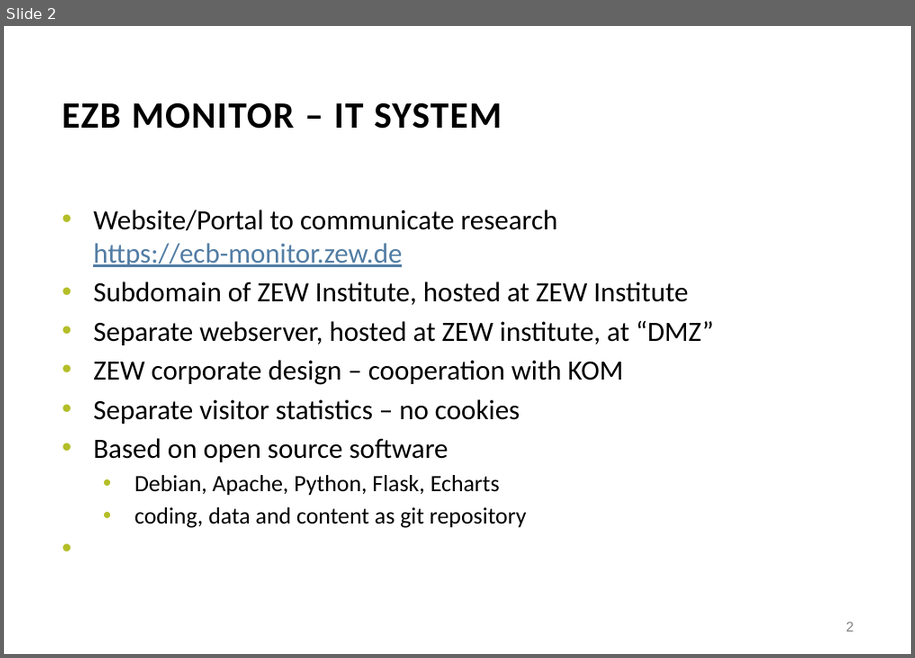
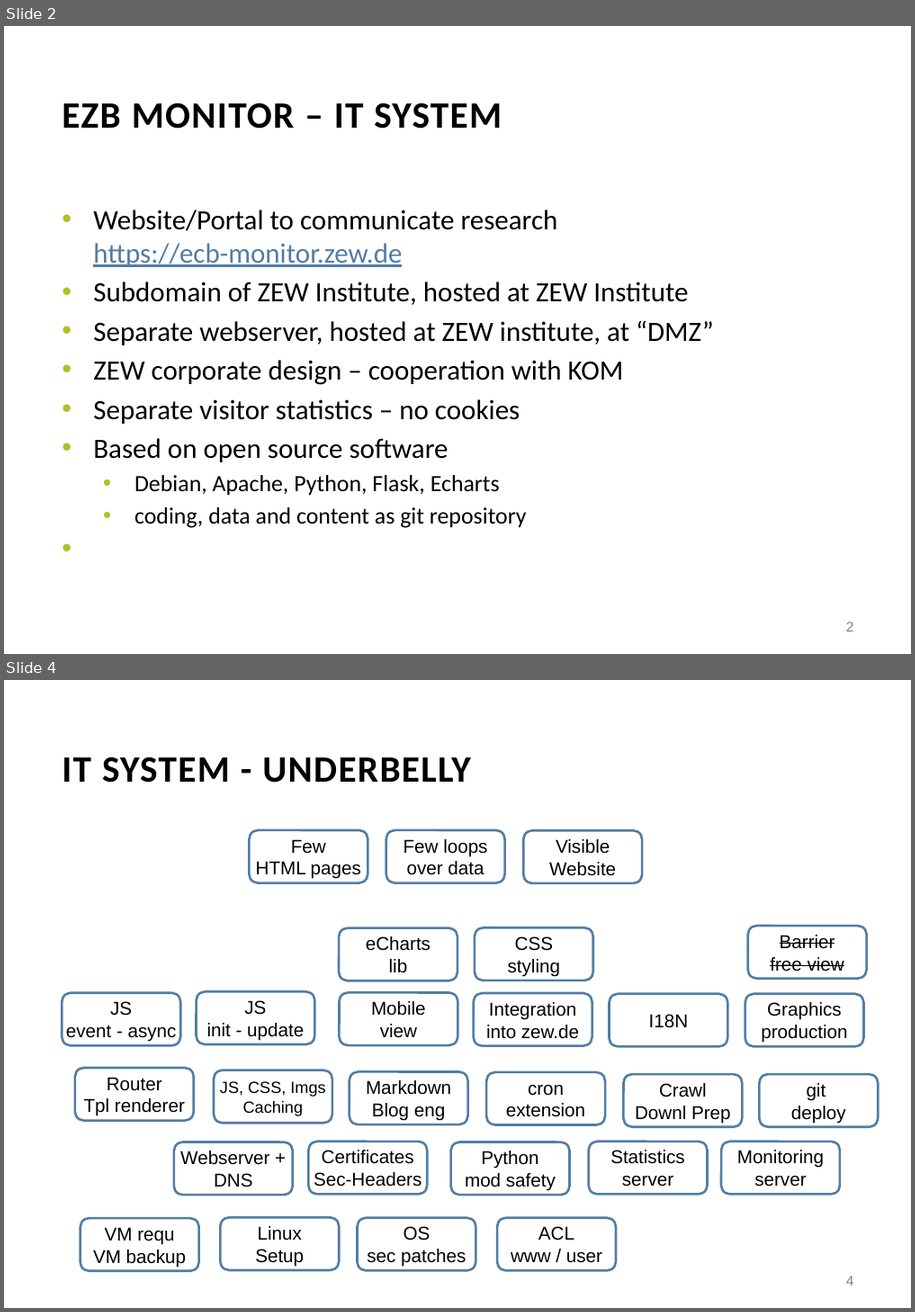
Before and after one commit to pbberlin/ecb-monitor-website, a slide deck: doc/architecture.pptx. Shown one above the other, each under a label of ours: slide 2 before the commit, slides 2 and 4 after it; the slides between them are not shown. The pictures are 915x658 and 915x1312 pixels, drawn with LibreOffice and Linux fonts; fonts in the diff are those of the drawing; background and template pictures are left out. Boxes give left, top, right and bottom in pixels: in the first picture for what was removed or moved away, otherwise in the second. Text is boxed around its words. In the diff, an @@ line names an element or a change of style, - is before the commit and + after.

Commit message:
blog

```diff
--- a/doc/architecture.pptx
+++ b/doc/architecture.pptx
@@ slide 4 added at (4, 680, 911, 1308), background #FFFFFF @@
@@ title added at (62, 757, 470, 783), 32 pt, text #000000, bold @@
+IT SYSTEM - UNDERBELLY
@@ rounded rectangle added at (250, 830, 368, 882), fill #FFFFFF, outline #527DA4 2 pt, 16 pt, text #000000 @@
+Few
+HTML pages
@@ rounded rectangle added at (386, 830, 505, 882), fill #FFFFFF, outline #527DA4 2 pt, 16 pt, text #000000 @@
+Few loops
+over data
@@ rounded rectangle added at (523, 831, 642, 883), fill #FFFFFF, outline #527DA4 2 pt, 16 pt, text #000000 @@
+Visible
+Website
@@ rounded rectangle added at (339, 928, 458, 981), fill #FFFFFF, outline #527DA4 2 pt, 16 pt, text #000000 @@
+eCharts
+lib
@@ rounded rectangle added at (475, 928, 594, 981), fill #FFFFFF, outline #527DA4 2 pt, 16 pt, text #000000 @@
+CSS
+styling
@@ rounded rectangle added at (748, 926, 868, 978), fill #FFFFFF, outline #527DA4 2 pt, 16 pt, text #000000, strikethrough @@
+Barrier
+free view
@@ rounded rectangle added at (62, 993, 180, 1046), fill #FFFFFF, outline #527DA4 2 pt, 16 pt, text #000000 @@
+JS
+event - async
@@ rounded rectangle added at (197, 991, 315, 1044), fill #FFFFFF, outline #527DA4 2 pt, 16 pt, text #000000 @@
+JS
+init - update
@@ rounded rectangle added at (339, 992, 458, 1045), fill #FFFFFF, outline #527DA4 2 pt, 16 pt, text #000000 @@
+Mobile
+view
@@ rounded rectangle added at (474, 993, 593, 1046), fill #FFFFFF, outline #527DA4 2 pt, 16 pt, text #000000 @@
+Integration
+into zew.de
@@ rounded rectangle added at (610, 994, 728, 1047), fill #FFFFFF, outline #527DA4 2 pt, 16 pt, text #000000 @@
+I18N
@@ rounded rectangle added at (746, 994, 864, 1047), fill #FFFFFF, outline #527DA4 2 pt, 16 pt, text #000000 @@
+Graphics
+production
@@ rounded rectangle added at (75, 1068, 194, 1121), fill #FFFFFF, outline #527DA4 2 pt, 16 pt, text #000000 @@
+Router
+Tpl renderer
@@ rounded rectangle added at (214, 1071, 332, 1123), fill #FFFFFF, outline #527DA4 2 pt, 14 pt, text #000000 @@
+JS, CSS, Imgs Caching
@@ rounded rectangle added at (349, 1072, 468, 1125), fill #FFFFFF, outline #527DA4 2 pt, 16 pt, text #000000 @@
+Markdown
+Blog eng
@@ rounded rectangle added at (486, 1072, 605, 1125), fill #FFFFFF, outline #527DA4 2 pt, 16 pt, text #000000 @@
+cron
+extension
@@ rounded rectangle added at (624, 1074, 743, 1127), fill #FFFFFF, outline #527DA4 2 pt, 16 pt, text #000000 @@
+Crawl
+Downl Prep
@@ rounded rectangle added at (760, 1074, 879, 1127), fill #FFFFFF, outline #527DA4 2 pt, 16 pt, text #000000 @@
+git
+deploy
@@ rounded rectangle added at (174, 1143, 293, 1195), fill #FFFFFF, outline #527DA4 2 pt, 16 pt, text #000000 @@
+Webserver + DNS
@@ rounded rectangle added at (309, 1142, 428, 1194), fill #FFFFFF, outline #527DA4 2 pt, 16 pt, text #000000 @@
+Certificates
+Sec-Headers
@@ rounded rectangle added at (451, 1143, 570, 1195), fill #FFFFFF, outline #527DA4 2 pt, 16 pt, text #000000 @@
+Python
+mod safety
@@ rounded rectangle added at (589, 1142, 708, 1194), fill #FFFFFF, outline #527DA4 2 pt, 16 pt, text #000000 @@
+Statistics
+server
@@ rounded rectangle added at (722, 1142, 841, 1194), fill #FFFFFF, outline #527DA4 2 pt, 16 pt, text #000000 @@
+Monitoring
+server
@@ rounded rectangle added at (80, 1218, 199, 1271), fill #FFFFFF, outline #527DA4 2 pt, 16 pt, text #000000 @@
+VM requ
+VM backup
@@ rounded rectangle added at (220, 1218, 339, 1270), fill #FFFFFF, outline #527DA4 2 pt, 16 pt, text #000000 @@
+Linux
+Setup
@@ rounded rectangle added at (358, 1218, 476, 1270), fill #FFFFFF, outline #527DA4 2 pt, 16 pt, text #000000 @@
+OS
+sec patches
@@ rounded rectangle added at (497, 1218, 616, 1270), fill #FFFFFF, outline #527DA4 2 pt, 16 pt, text #000000 @@
+ACL
+www / user
@@ page number added at (846, 1276, 854, 1286), 12 pt, text #808080 @@
+4
```
Also in this commit, not shown: 1 slide changed, 4 other files.
